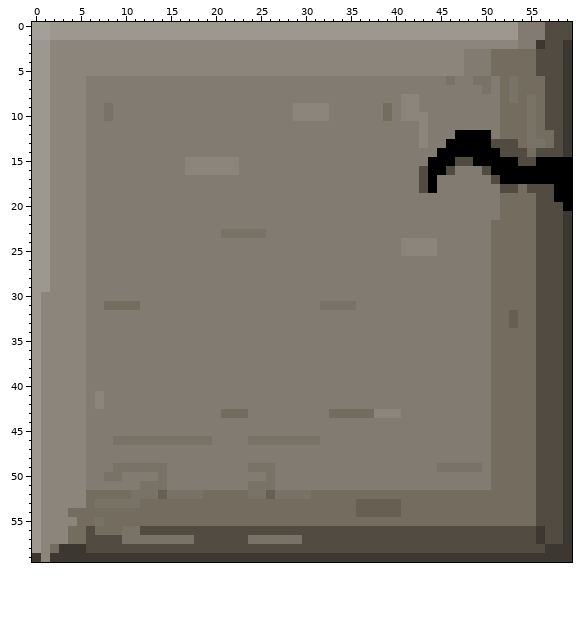
One commit to this pixel-art sprite: assets/raw_images/big-box.png. The first picture shows the starting point.
The file is 60x60 pixels. Colours within 5 levels of each other are drawn and written as one.
After:
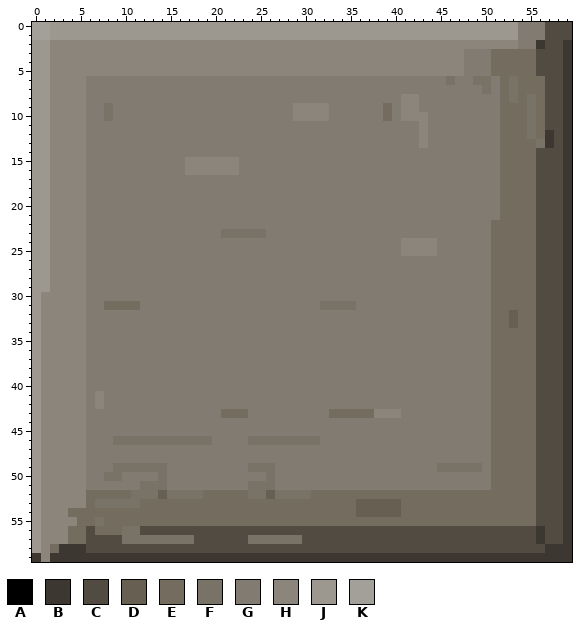
Palette (. is transparent): A #000000  B #3c3731  C #524b42  D #675f52  E #746c5e  F #797266  G #827b71  H #8c857c  J #9c9890  K #a39f99
Edits made:
@@ x 41..59 @@
 11 GGHGGGGGGGGEEEFECCB
-12 GGHGGGAAAAGEEEFEECB
-13 GGHGGAAAAACCCEFFECB
-14 GGGGAAAAAAACCCECCCB
-15 GGGAAACCAAAAACCAAAA
-16 GGCAACGGGCAAAAAAAAA
-17 GGCAGGGGGGCAAAAAAAA
-18 GGCAGGGGGGGCCECCCAA
-19 GGGGGGGGGGGEEEECCAA
-20 GGGGGGGGGGGEEEECCCA
+12 GGHGGGGGGGGEEEFEBCB
+13 GGHGGGGGGGGEEEEFBCB
+14 GGGGGGGGGGGEEEECCCB
+15 GGGGGGGGGGGEEEECCCB
+16 GGGGGGGGGGGEEEECCCB
+17 GGGGGGGGGGGEEEECCCB
+18 GGGGGGGGGGGEEEECCCB
+19 GGGGGGGGGGGEEEECCCB
+20 GGGGGGGGGGGEEEECCCB
 21 GGGGGGGGGGGEEEECCCB
Pixel boxes of the changes (left, top, right, bottom) in both pictures:
changed: (419, 130, 572, 211)
